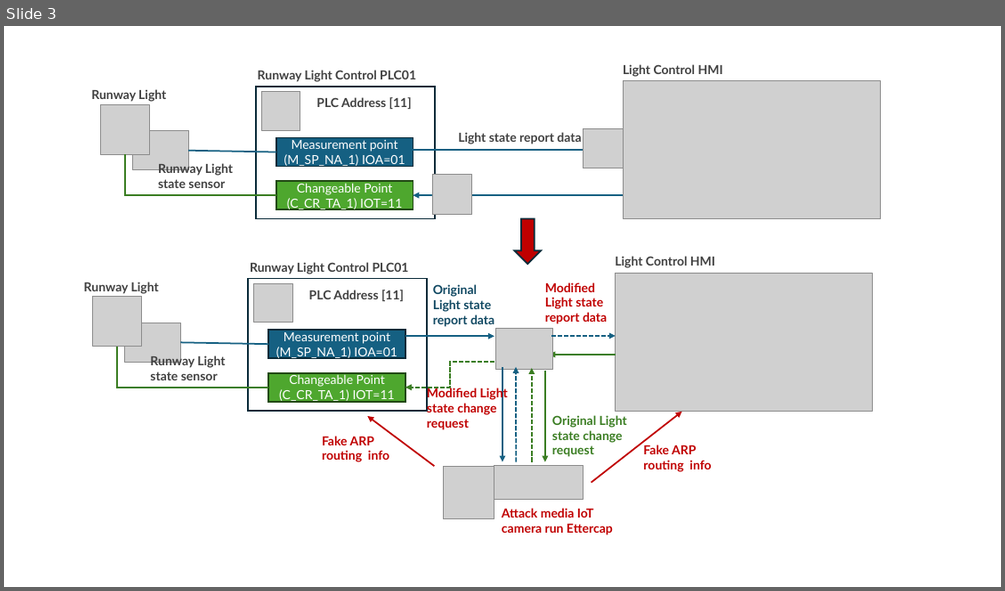
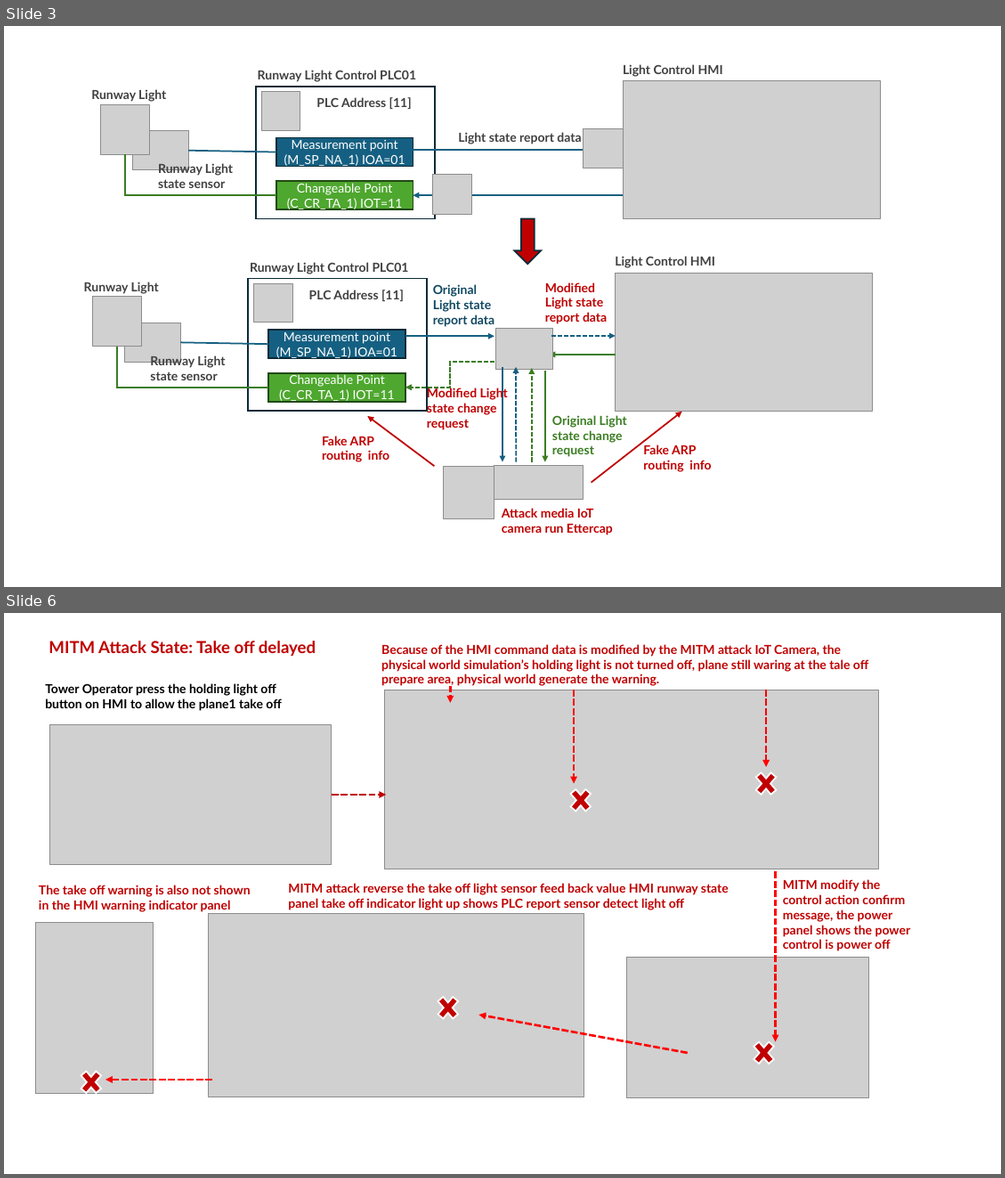
Before and after one commit to LiuYuancheng/Airport_Runway_Simulation_Cyber_Range_Document, a slide deck: 5_Case_Study_Doc/2_CaseStudy_MITM_Img/designDoc.pptx. Shown one above the other, each under a label of ours: slide 3 before the commit, slides 3 and 6 after it; the slides between them are not shown. The pictures are 1005x591 and 1005x1178 pixels, drawn with LibreOffice and Linux fonts; fonts in the diff are those of the drawing; grey boxes stand for pictures. Boxes give left, top, right and bottom in pixels: in the first picture for what was removed or moved away, otherwise in the second. Text is boxed around its words. In the diff, an @@ line names an element or a change of style, - is before the commit and + after.

Commit message:
update the mitm attack observation section.

```diff
--- a/5_Case_Study_Doc/2_CaseStudy_MITM_Img/designDoc.pptx
+++ b/5_Case_Study_Doc/2_CaseStudy_MITM_Img/designDoc.pptx
@@ slide 6 added at <box>4,613,1001,1174</box>, background #FFFFFF @@
@@ text added at <box>48,641,316,656</box>, 16 pt, text #C00000, bold @@
+MITM Attack State: Take off delayed
@@ text added at <box>381,644,868,687</box>, 12 pt, text #C00000, bold @@
+Because of the HMI command data is modified by the MITM attack IoT Camera, the physical world simulation’s holding light is not turned off, plane still waring at the tale off prepare area, physical world generate the warning.
@@ text added at <box>45,683,281,711</box>, 12 pt, text #000000, bold @@
+Tower Operator press the holding light off button on HMI to allow the plane1 take off
@@ picture added at <box>385,690,879,868</box> @@
@@ arrow added from (451, 686) to (451, 703), #FF0000 2.25 pt dashed @@
@@ arrow added from (574, 690) to (574, 784), #FF0000 2.25 pt dashed @@
@@ arrow added from (766, 690) to (766, 767), #FF0000 2.25 pt dashed @@
@@ picture added at <box>49,724,331,865</box> @@
@@ cross added at <box>752,767,780,801</box>, fill #C00000, outline #FFFFFF 1.5 pt @@
@@ arrow added from (332, 795) to (386, 795), #C00000 2.25 pt dashed @@
@@ cross added at <box>566,784,595,817</box>, fill #C00000, outline #FFFFFF 1.5 pt @@
@@ arrow added from (776, 872) to (776, 1041), #FF0000 2.25 pt dashed @@
@@ text added at <box>783,879,911,951</box>, 12 pt, text #C00000, bold @@
+MITM modify the control action confirm message, the power panel shows the power control is power off
@@ text added at <box>39,884,251,912</box>, 12 pt, text #C00000, bold @@
+The take off warning is also not shown in the HMI warning indicator panel
@@ text added at <box>288,883,728,910</box>, 12 pt, text #C00000, bold @@
+MITM attack reverse the take off light sensor feed back value HMI runway state panel take off indicator light up shows PLC report sensor detect light off
@@ picture added at <box>35,922,154,1093</box> @@
@@ picture added at <box>208,914,584,1097</box> @@
@@ picture added at <box>626,957,869,1097</box> @@
@@ cross added at <box>434,990,462,1024</box>, fill #C00000, outline #FFFFFF 1.5 pt @@
@@ arrow added from (688, 1053) to (479, 1014), #FF0000 2.25 pt dashed @@
@@ cross added at <box>750,1037,778,1070</box>, fill #C00000, outline #FFFFFF 1.5 pt @@
@@ cross added at <box>77,1065,105,1099</box>, fill #C00000, outline #FFFFFF 1.5 pt @@
@@ arrow added from (212, 1079) to (105, 1079), #FF0000 2.25 pt dashed @@
```
Also in this commit, not shown: 2 other slides added, 4 other files.
